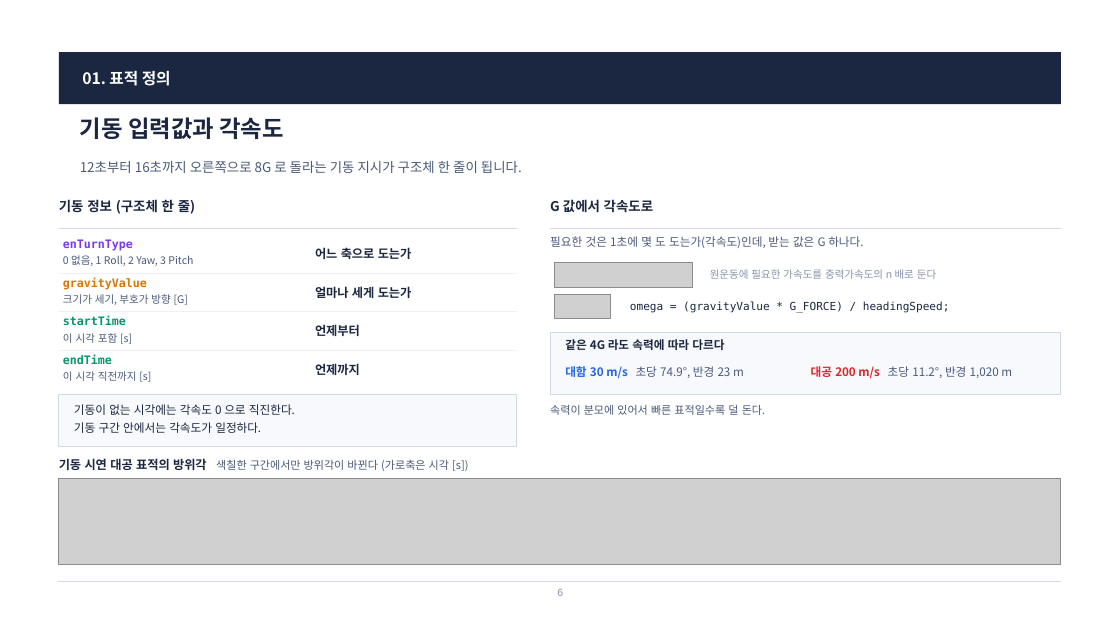
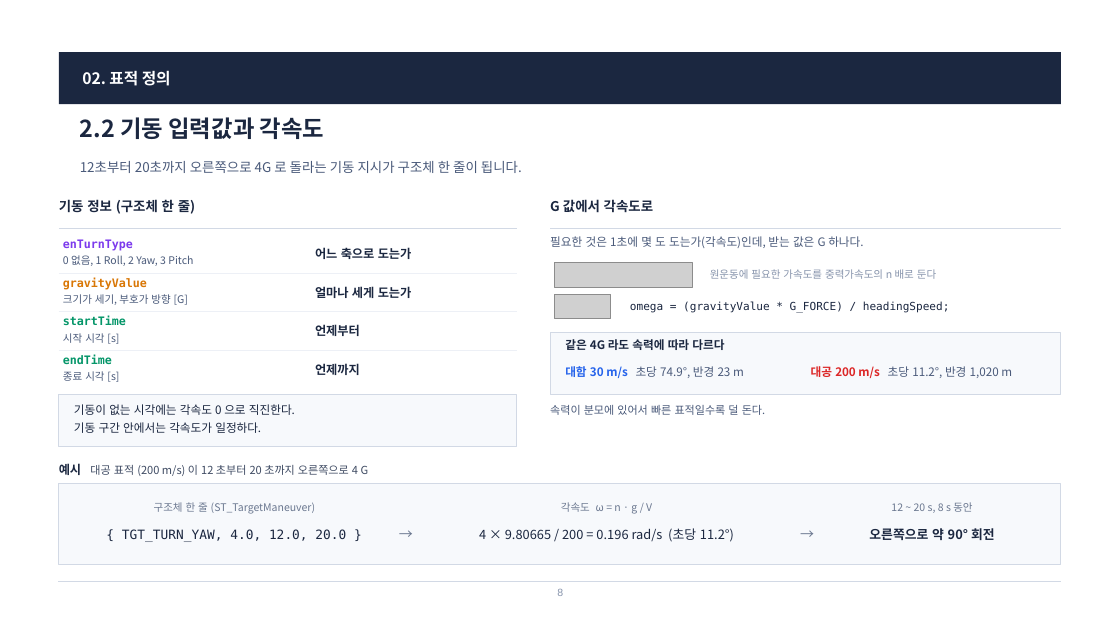
Before and after one commit to harley-hwan/radar-sw-study, a slide deck: slide 8 of Part3_TargetSim/ref/산출물/Chapter3_TargetSim.pptx (slide 6 before the commit). Drawn at 1120x630 pixels with LibreOffice and Linux fonts; fonts in the diff are those of the drawing; grey boxes stand for pictures. Boxes give left, top, right and bottom in pixels: in the first picture for what was removed or moved away, otherwise in the second. Text is boxed around its words. In the diff, an @@ line names an element or a change of style, - is before the commit and + after.

```diff
--- a/Part3_TargetSim/ref/산출물/Chapter3_TargetSim.pptx
+++ b/Part3_TargetSim/ref/산출물/Chapter3_TargetSim.pptx
@@ text at box(82, 70, 171, 86): text changed @@
-01. 표적 정의
+02. 표적 정의
@@ text at box(80, 117, 324, 139): text changed @@
-기동 입력값과 각속도
+2.2 기동 입력값과 각속도
@@ text at box(80, 161, 522, 173): text changed @@
-12초부터 16초까지 오른쪽으로 8G 로 돌라는 기동 지시가 구조체 한 줄이 됩니다.
+12초부터 20초까지 오른쪽으로 4G 로 돌라는 기동 지시가 구조체 한 줄이 됩니다.
@@ text at box(63, 333, 119, 344): text changed @@
-이 시각 포함 [s]
+시작 시각 [s]
@@ text at box(63, 371, 119, 382): text changed @@
-이 시각 직전까지 [s]
+종료 시각 [s]
@@ text at box(59, 463, 369, 476): text changed; text colour #4A5A7A to #3F4B63 @@
-기동 시연 대공 표적의 방위각 색칠한 구간에서만 방위각이 바뀐다 (가로축은 시각 [s])
+예시 대공 표적 (200 m/s) 이 12 초부터 20 초까지 오른쪽으로 4 G
@@ picture removed at box(59, 479, 1061, 565) @@
@@ rectangle added at box(59, 484, 1061, 565), fill #F7F9FC, outline #D2D9E5 0.75 pt @@
@@ text added at box(154, 502, 315, 514), 9 pt, text #6B7890 @@
+구조체 한 줄 (ST_TargetManeuver)
@@ text added at box(561, 502, 652, 514), 9 pt, text #6B7890 @@
+각속도 ω = n · g / V
@@ text added at box(891, 502, 972, 513), 9 pt, text #6B7890 @@
+12 ~ 20 s, 8 s 동안
@@ text added at box(122, 529, 346, 542), 11 pt, text #1B2740 @@
+{ TGT_TURN_YAW, 4.0, 12.0, 20.0 }
@@ text added at box(381, 523, 432, 546), 12 pt, text #6B7890 @@
+→
@@ text added at box(479, 528, 734, 542), 11 pt, text #1B2740 @@
+4 × 9.80665 / 200 = 0.196 rad/s (초당 11.2°)
@@ text added at box(781, 523, 833, 546), 12 pt, text #6B7890 @@
+→
@@ text added at box(869, 528, 995, 540), 11 pt, text #1B2740, bold @@
+오른쪽으로 약 90° 회전
```
Also in this commit, not shown: 18 other slides changed, 11 slides added, 2 slides removed, 5 other files.
